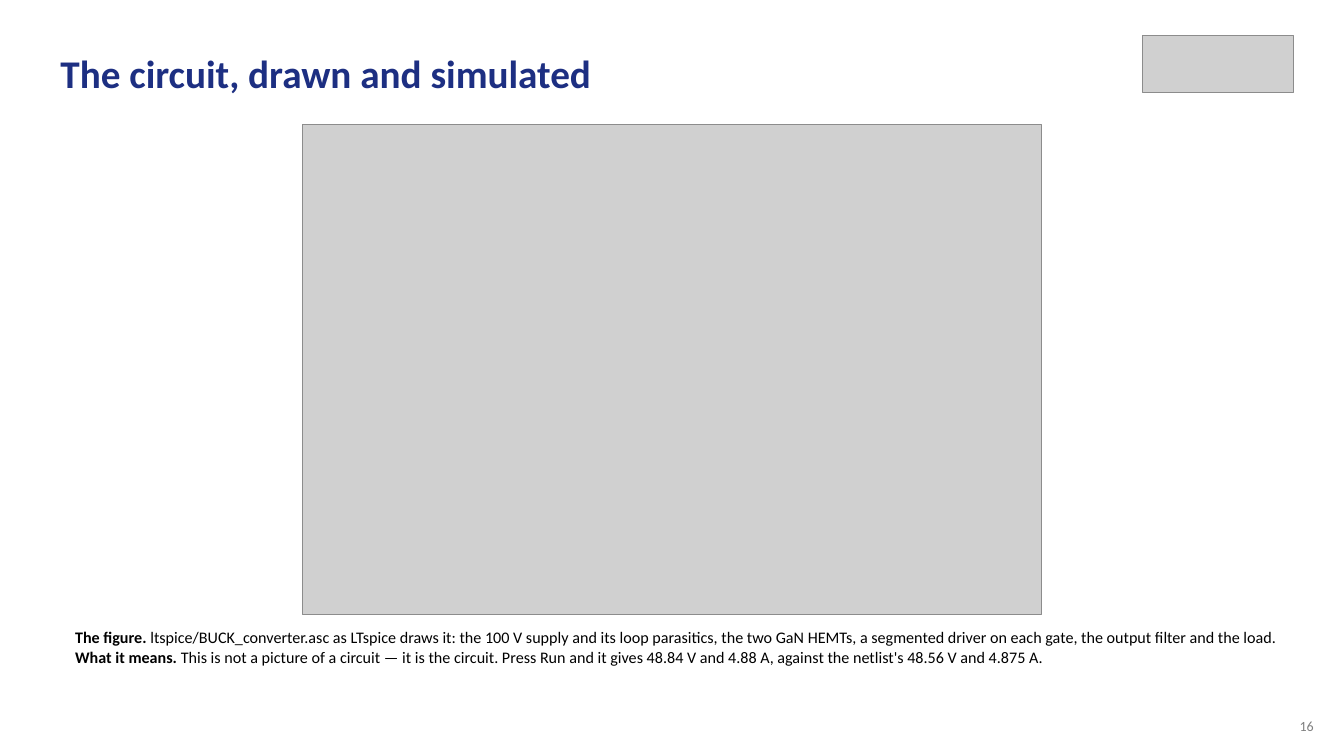
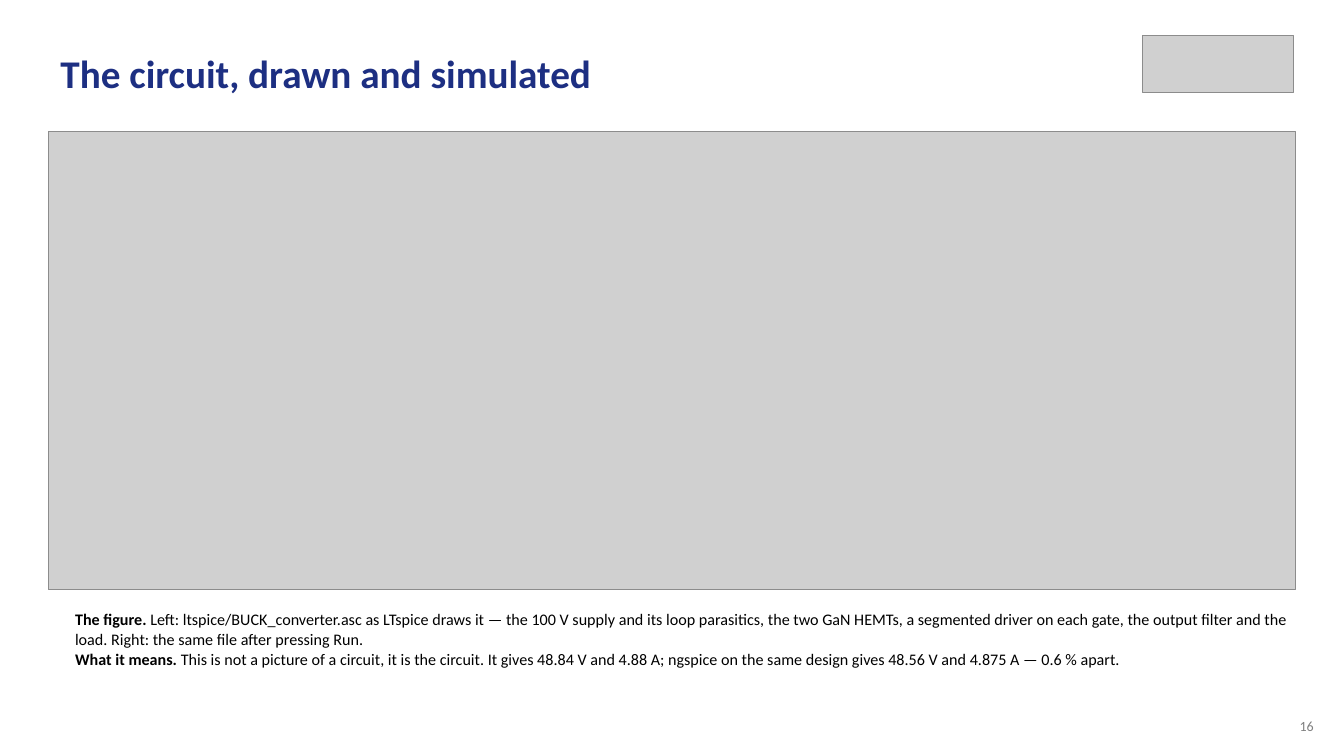
Before and after one commit to Amritha902/gan-driver, a slide deck: slide 16 of review/Review1_GaN_Segmented_Gate_Driver.pptx. Drawn at 1344x756 pixels with LibreOffice and Linux fonts; fonts in the diff are those of the drawing; grey boxes stand for pictures. Boxes give left, top, right and bottom in pixels: in the first picture for what was removed or moved away, otherwise in the second. Text is boxed around its words. In the diff, an @@ line names an element or a change of style, - is before the commit and + after.

```diff
--- a/review/Review1_GaN_Segmented_Gate_Driver.pptx
+++ b/review/Review1_GaN_Segmented_Gate_Driver.pptx
@@ picture: place and size @@
-picture at (302, 125, 1042, 615)
+picture at (48, 131, 1297, 590)
@@ text at (75, 613, 1286, 668): text changed @@
-The figure. ltspice/BUCK_converter.asc as LTspice draws it: the 100 V supply and its loop parasitics, the two GaN HEMTs, a segmented driver on each gate, the output filter and the load.
-What it means. This is not a picture of a circuit — it is the circuit. Press Run and it gives 48.84 V and 4.88 A, against the netlist's 48.56 V and 4.875 A.
+The figure. Left: ltspice/BUCK_converter.asc as LTspice draws it — the 100 V supply and its loop parasitics, the two GaN HEMTs, a segmented driver on each gate, the output filter and the load. Right: the same file after pressing Run.
+What it means. This is not a picture of a circuit, it is the circuit. It gives 48.84 V and 4.88 A; ngspice on the same design gives 48.56 V and 4.875 A — 0.6 % apart.
```
Also in this commit, not shown: 3 other files.
